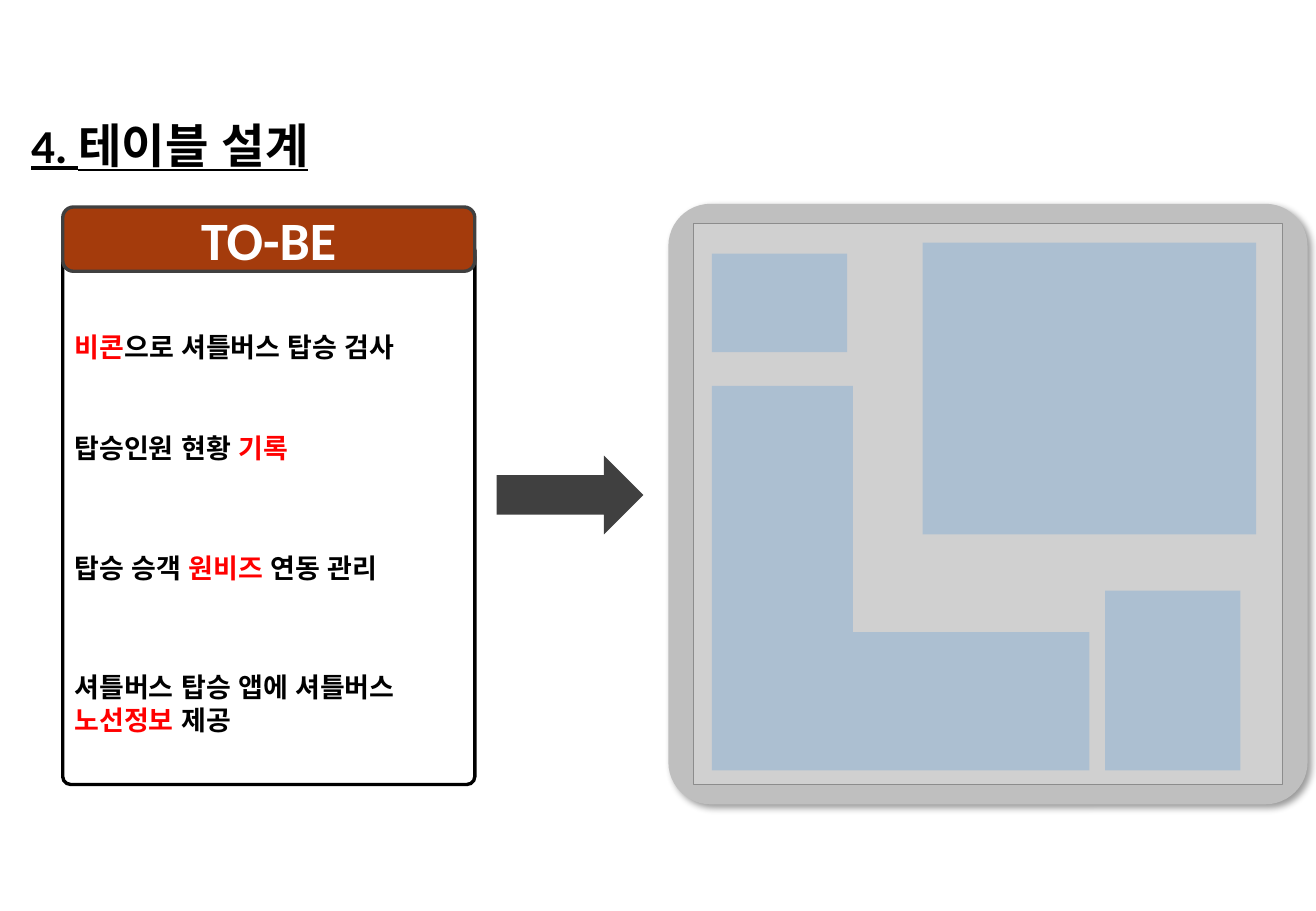
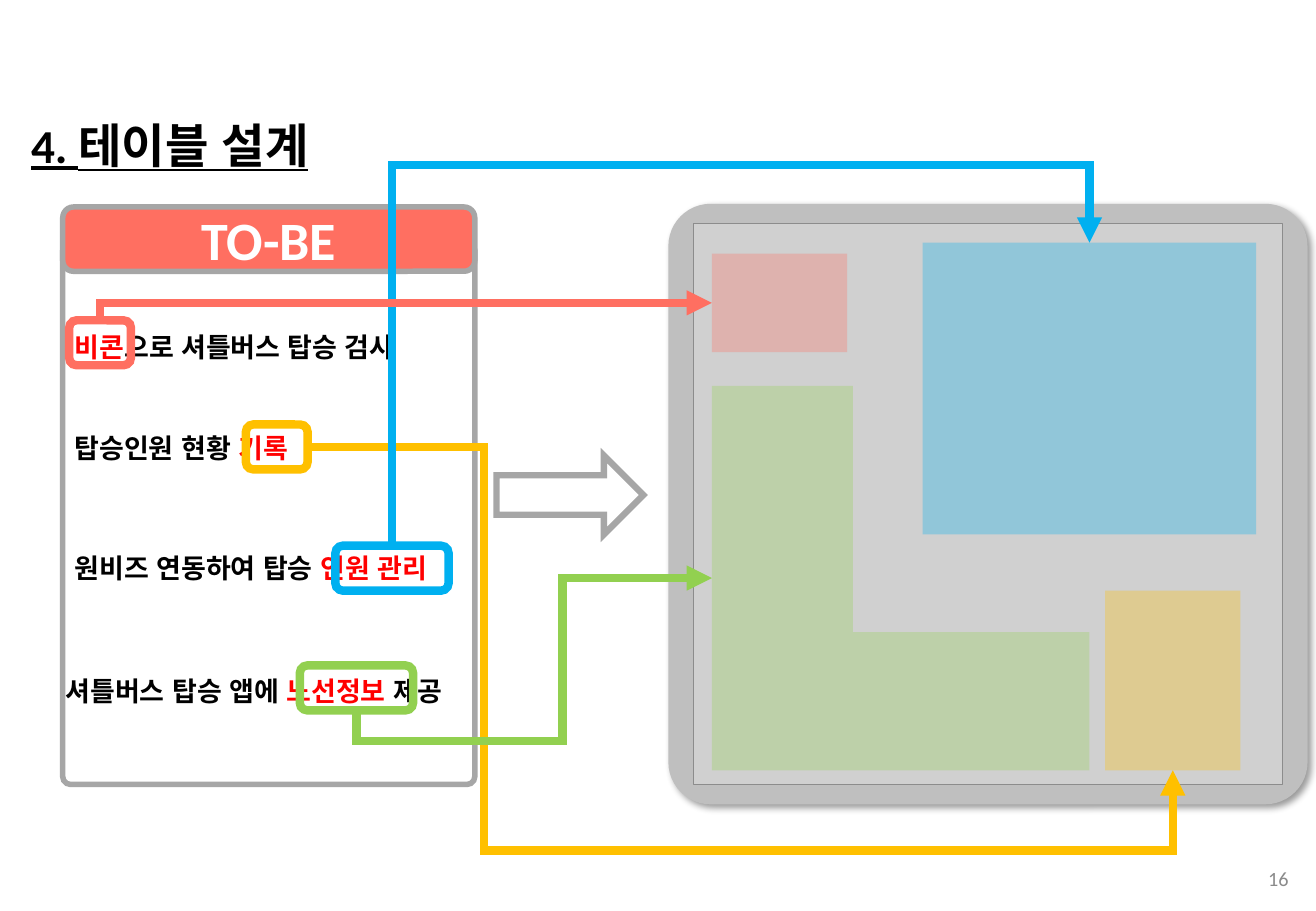
Before and after one commit to 201324549/BeaconProject, a slide deck: slide 16 of ShuttleBusFinalPresentation(v1.1)_ing.pptx (slide 14 before the commit). Drawn at 1316x911 pixels with LibreOffice and Linux fonts; fonts in the diff are those of the drawing; grey boxes stand for pictures; background and template pictures are left out. Boxes give left, top, right and bottom in pixels: in the first picture for what was removed or moved away, otherwise in the second. Text is boxed around its words. In the diff, an @@ line names an element or a change of style, - is before the commit and + after.

```diff
--- a/ShuttleBusFinalPresentation(v1.1)_ing.pptx
+++ b/ShuttleBusFinalPresentation(v1.1)_ing.pptx
@@ elbow arrow added from (392, 546) to (1090, 243), #00B0F0 5 pt @@
@@ rounded rectangle "TO-BE" at [63,207,475,271]: fill #A43B0C to #FF6F61; outline #404040 2 pt to #A6A6A6 3.25 pt @@
@@ rounded rectangle at [63,243,475,785]: outline #000000 2 pt to #A6A6A6 3.25 pt @@
@@ rectangle at [712,254,847,352]: fill #5B9BD5 at 30% opacity to #FF6F61 at 30% opacity @@
@@ rectangle at [922,243,1256,535]: fill #5B9BD5 at 30% opacity to #00B0F0 at 30% opacity @@
@@ rounded rectangle added at [69,321,131,366], outline #FF6F61 5 pt @@
@@ elbow arrow added from (100, 321) to (712, 303), #FF6F61 5 pt @@
@@ corner at [712,386,1090,770]: fill #5B9BD5 at 30% opacity to #92D050 at 30% opacity @@
@@ rounded rectangle added at [245,424,307,469], outline #FFC000 5 pt @@
@@ elbow arrow added from (307, 447) to (1174, 770), #FFC000 5 pt @@
@@ right arrow at [497,456,644,535]: fill #404040 to none; outline none to #A6A6A6 3.75 pt @@
@@ text at [75,550,427,585]: text changed @@
-탑승 승객 원비즈 연동 관리
+원비즈 연동하여 탑승 인원 관리
@@ rounded rectangle added at [335,546,448,591], outline #00B0F0 5 pt @@
@@ elbow arrow added from (356, 711) to (712, 578), #92D050 5 pt @@
@@ rectangle at [1106,591,1241,770]: fill #5B9BD5 at 30% opacity to #FFC000 at 30% opacity @@
@@ text at [66,673,443,708]: text changed @@
-셔틀버스 탑승 앱에 셔틀버스 노선정보 제공
+셔틀버스 탑승 앱에 노선정보 제공
@@ rounded rectangle added at [300,666,413,711], outline #92D050 5 pt @@
@@ page number added at [1268,872,1288,886], 12 pt, text #8C8C8C @@
+16
```
Also in this commit, not shown: 20 other slides changed, 4 slides added, 1 slide removed.
